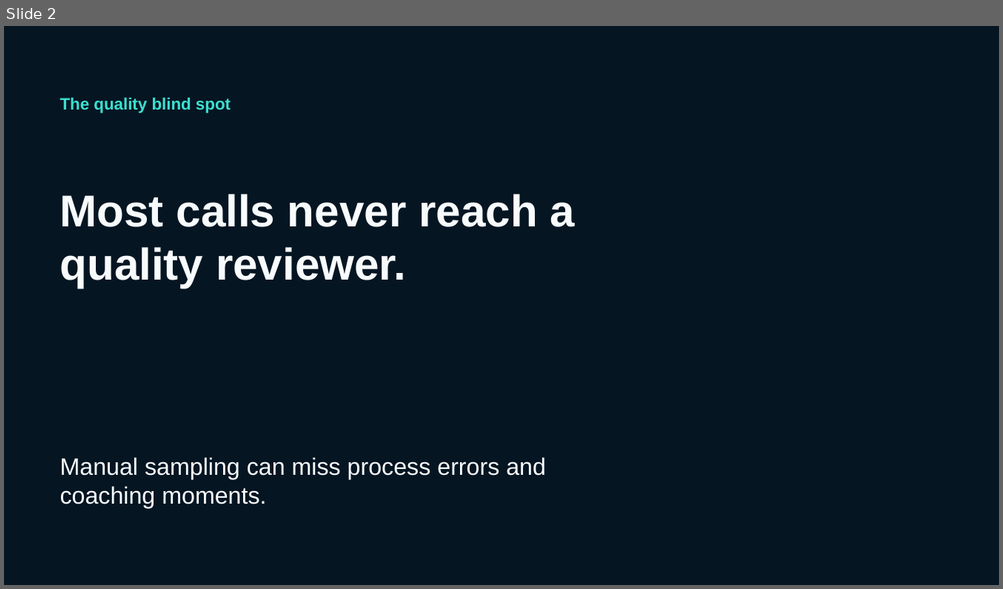
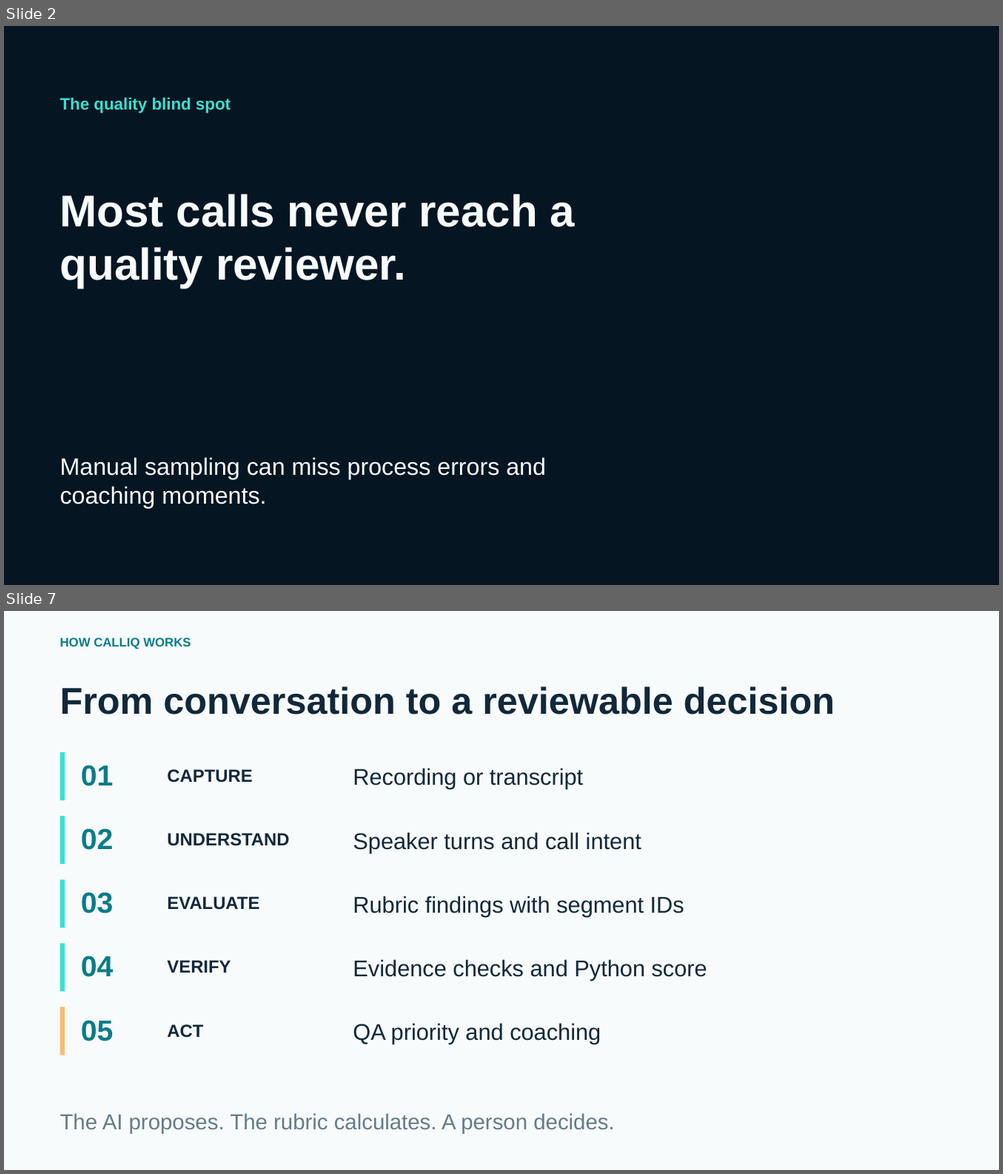
Before and after one commit to XTEP63/calliq-ai, a slide deck: presentation/output/CallIQ-innovation-demo.pptx. Shown one above the other, each under a label of ours: slide 2 before the commit, slides 2 and 7 after it; the slides between them are not shown. The pictures are 1003x589 and 1003x1174 pixels, drawn with LibreOffice and Linux fonts; fonts in the diff are those of the drawing; background and template pictures are left out. Boxes give left, top, right and bottom in pixels: in the first picture for what was removed or moved away, otherwise in the second. Text is boxed around its words. In the diff, an @@ line names an element or a change of style, - is before the commit and + after.

Commit message:
Revise CallIQ pitch deck for solo product story

```diff
--- a/presentation/output/CallIQ-innovation-demo.pptx
+++ b/presentation/output/CallIQ-innovation-demo.pptx
@@ slide 7 added at bbox=[4, 611, 999, 1170], background #F7FBFC @@
@@ text added at bbox=[60, 638, 190, 649], 12 pt, text #087C88, bold @@
+HOW CALLIQ WORKS
@@ text added at bbox=[60, 686, 834, 715], 36 pt, text #12283A, bold @@
+From conversation to a reviewable decision
@@ rectangle added at bbox=[60, 753, 65, 801], fill #3BE0D0 @@
@@ text added at bbox=[81, 765, 114, 786], 28 pt, text #087C88, bold @@
+01
@@ text added at bbox=[167, 769, 252, 783], 17 pt, text #12283A, bold @@
+CAPTURE
@@ text added at bbox=[353, 768, 583, 789], 22 pt, text #12283A @@
+Recording or transcript
@@ rectangle added at bbox=[60, 816, 65, 865], fill #3BE0D0 @@
@@ text added at bbox=[81, 829, 114, 850], 28 pt, text #087C88, bold @@
+02
@@ text added at bbox=[353, 832, 641, 853], 22 pt, text #12283A @@
+Speaker turns and call intent
@@ text added at bbox=[167, 833, 289, 846], 17 pt, text #12283A, bold @@
+UNDERSTAND
@@ rectangle added at bbox=[60, 880, 65, 928], fill #3BE0D0 @@
@@ text added at bbox=[81, 892, 114, 914], 28 pt, text #087C88, bold @@
+03
@@ text added at bbox=[167, 897, 259, 910], 17 pt, text #12283A, bold @@
+EVALUATE
@@ text added at bbox=[353, 896, 684, 917], 22 pt, text #12283A @@
+Rubric findings with segment IDs
@@ rectangle added at bbox=[60, 944, 65, 992], fill #3BE0D0 @@
@@ text added at bbox=[81, 956, 114, 977], 28 pt, text #087C88, bold @@
+04
@@ text added at bbox=[167, 960, 230, 973], 17 pt, text #12283A, bold @@
+VERIFY
@@ text added at bbox=[353, 960, 707, 980], 22 pt, text #12283A @@
+Evidence checks and Python score
@@ rectangle added at bbox=[60, 1007, 65, 1056], fill #F6BE72 @@
@@ text added at bbox=[81, 1020, 114, 1042], 28 pt, text #087C88, bold @@
+05
@@ text added at bbox=[167, 1025, 203, 1038], 17 pt, text #12283A, bold @@
+ACT
@@ text added at bbox=[353, 1023, 600, 1044], 22 pt, text #12283A @@
+QA priority and coaching
@@ text added at bbox=[60, 1113, 614, 1134], 21 pt, text #667A89 @@
+The AI proposes. The rubric calculates. A person decides.
```
Also in this commit, not shown: 2 slides changed, 7 other slides added, 8 slides removed, 5 other files.
